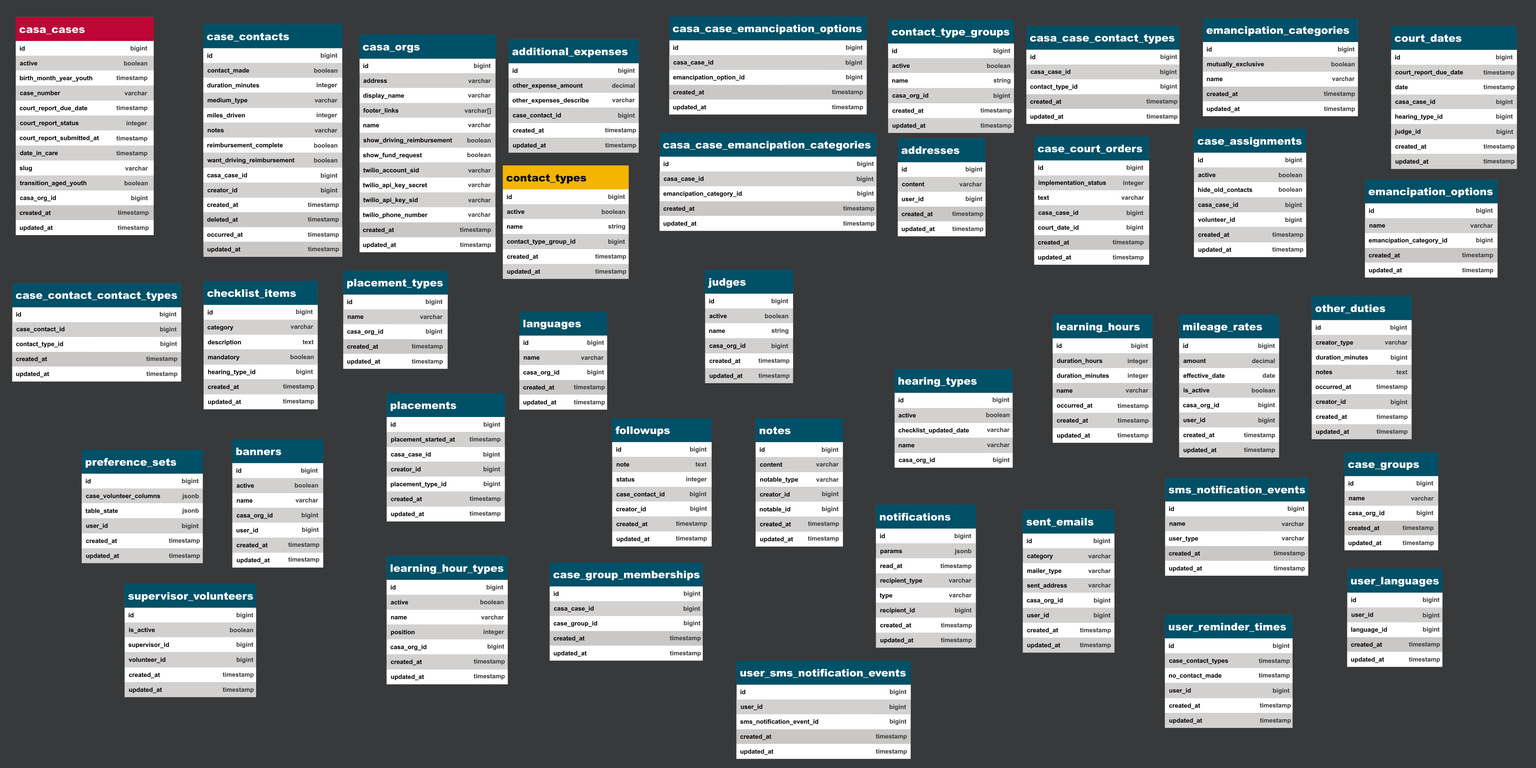
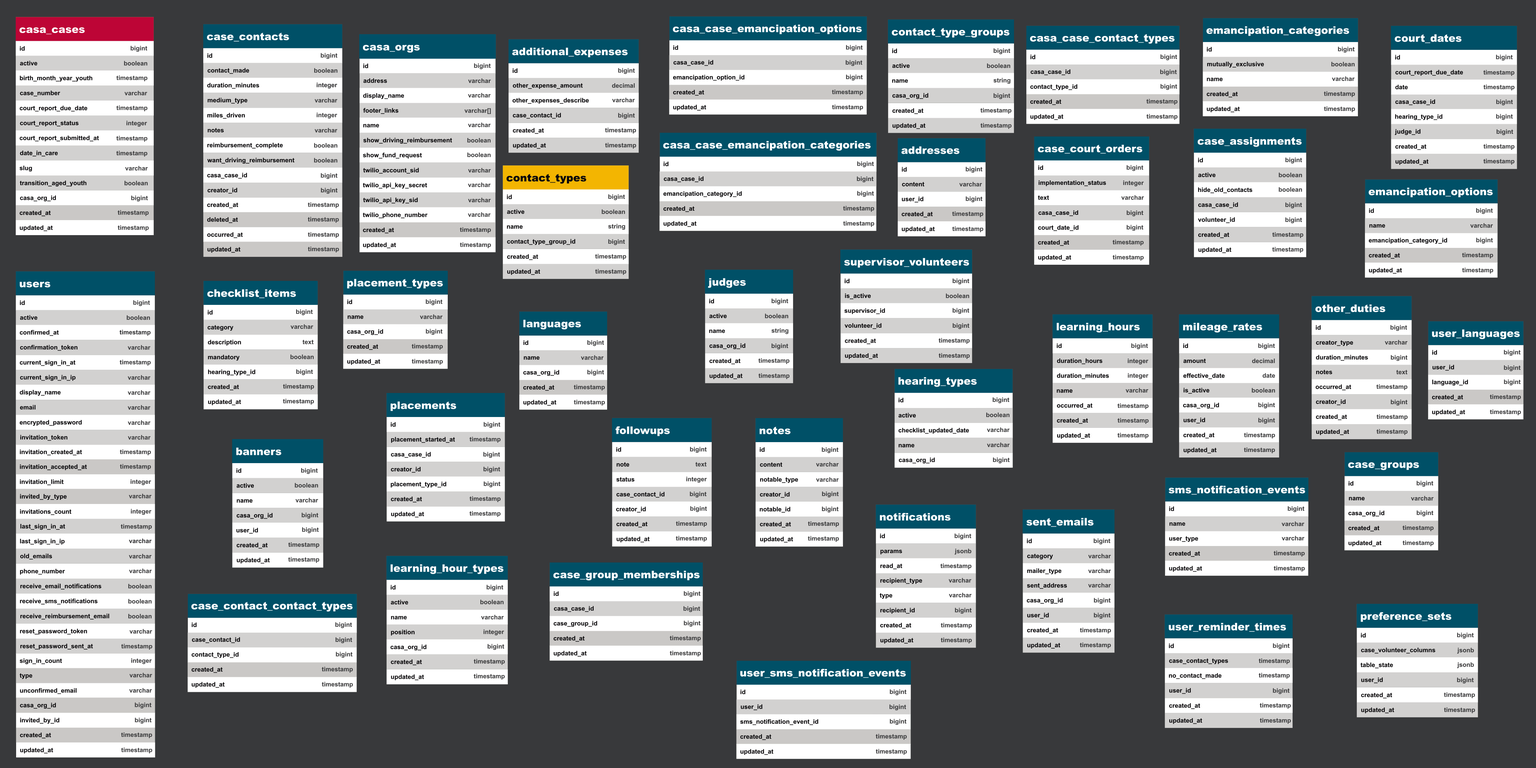
Layered file, before and after one edit (1536x768). Changes by layer:
pixels changed over (x1=11, y1=26, x2=1524, y2=758) (layer not identified)
